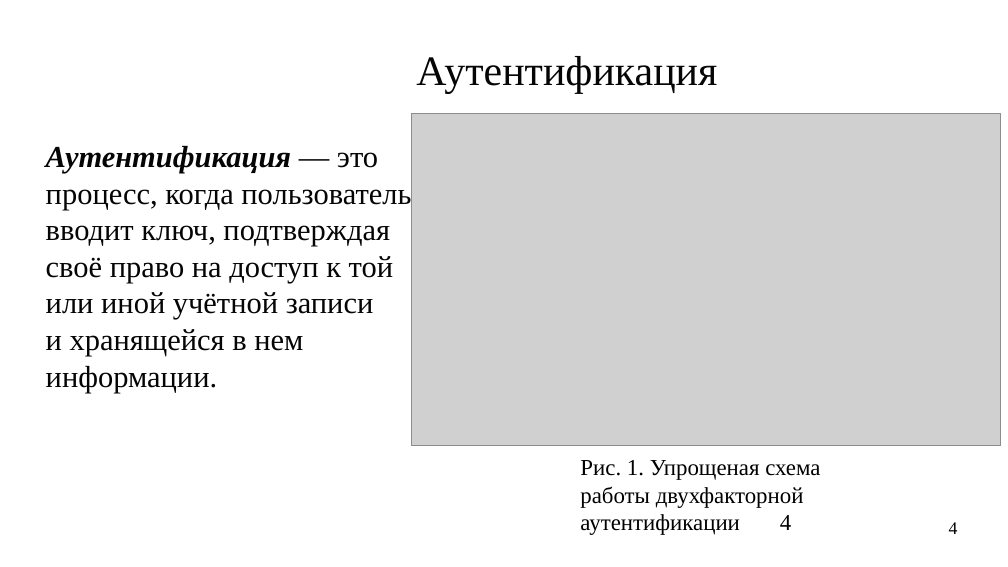
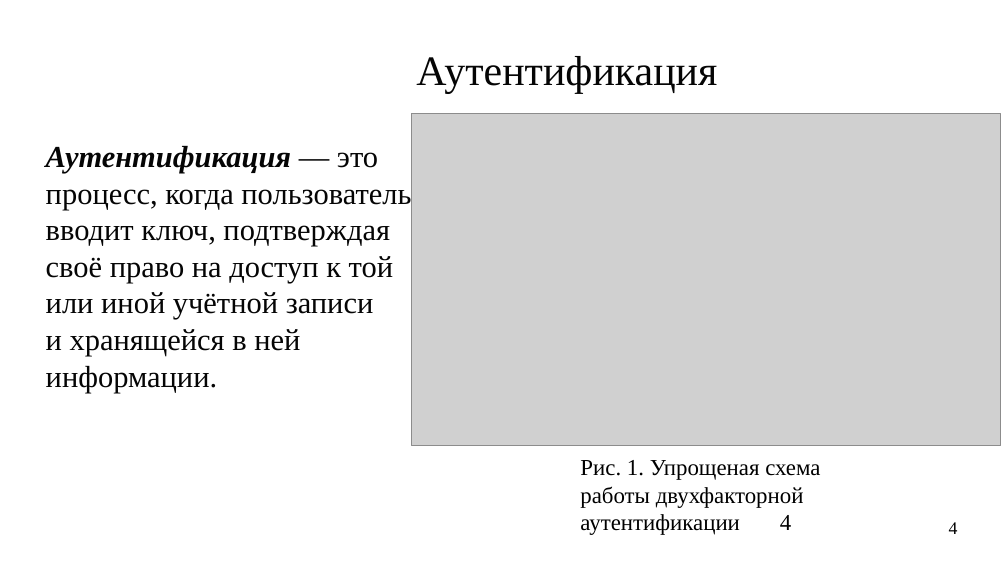
Before and after one commit to in-kivaari/df-presentations-2025, a slide deck: slide 4 of 4731204-50002/abakanova-valeria-arturovna/Presentation.odp. Drawn at 1008x567 pixels with LibreOffice and Linux fonts; fonts in the diff are those of the drawing; grey boxes stand for pictures. Boxes give left, top, right and bottom in pixels: in the first picture for what was removed or moved away, otherwise in the second. Text is boxed around its words. In the diff, an @@ line names an element or a change of style, - is before the commit and + after.

```diff
--- a/4731204-50002/abakanova-valeria-arturovna/Presentation.odp
+++ b/4731204-50002/abakanova-valeria-arturovna/Presentation.odp
@@ text at (46, 146, 411, 393): text changed @@
-Аутентификация — это процесс, когда пользователь вводит ключ, подтверждая своё право на доступ к той или иной учётной записи и хранящейся в нем информации.
+Аутентификация — это процесс, когда пользователь вводит ключ, подтверждая своё право на доступ к той или иной учётной записи и хранящейся в ней информации.
```
Also in this commit, not shown: 5 other slides changed, 1 other file.
